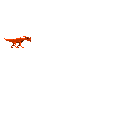
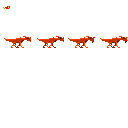
Two versions of the same layered image (w=128, h=128). Layer-by-layer changes:
painted on "Color" over [left=3, top=6, right=128, bottom=48]
